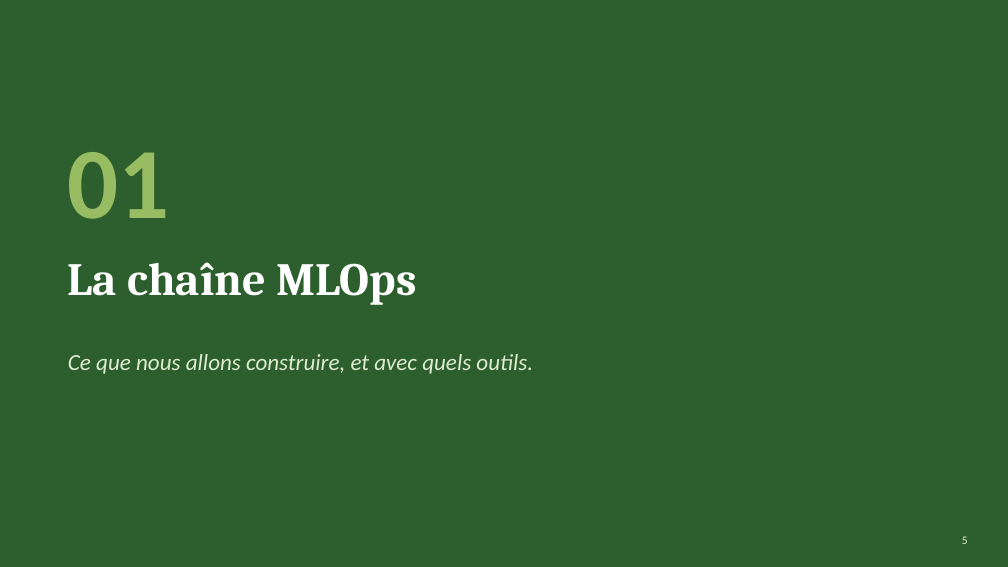
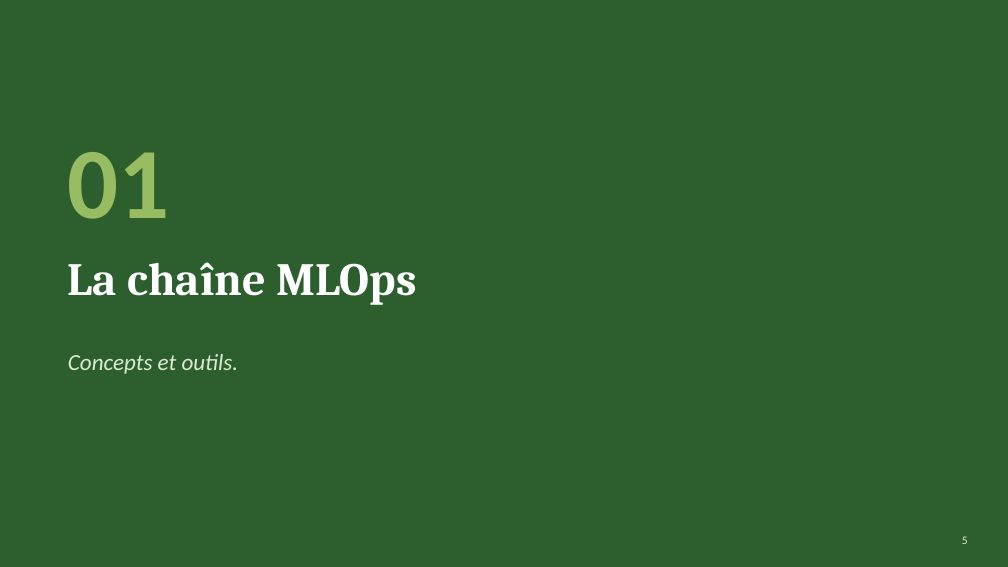
Before and after one commit to webew/crop_recommendation_tp, a slide deck: slide 5 of docs/support/seance1_demarche_mlops.pptx. Drawn at 1008x567 pixels with LibreOffice and Linux fonts; fonts in the diff are those of the drawing. Boxes give left, top, right and bottom in pixels: in the first picture for what was removed or moved away, otherwise in the second. Text is boxed around its words. In the diff, an @@ line names an element or a change of style, - is before the commit and + after.

```diff
--- a/docs/support/seance1_demarche_mlops.pptx
+++ b/docs/support/seance1_demarche_mlops.pptx
@@ text at [68,354,239,374]: text changed @@
-Ce que nous allons construire, et avec quels outils.
+Concepts et outils.
```
Also in this commit, not shown: 14 other slides changed, 3 slides removed, 1 other file.
